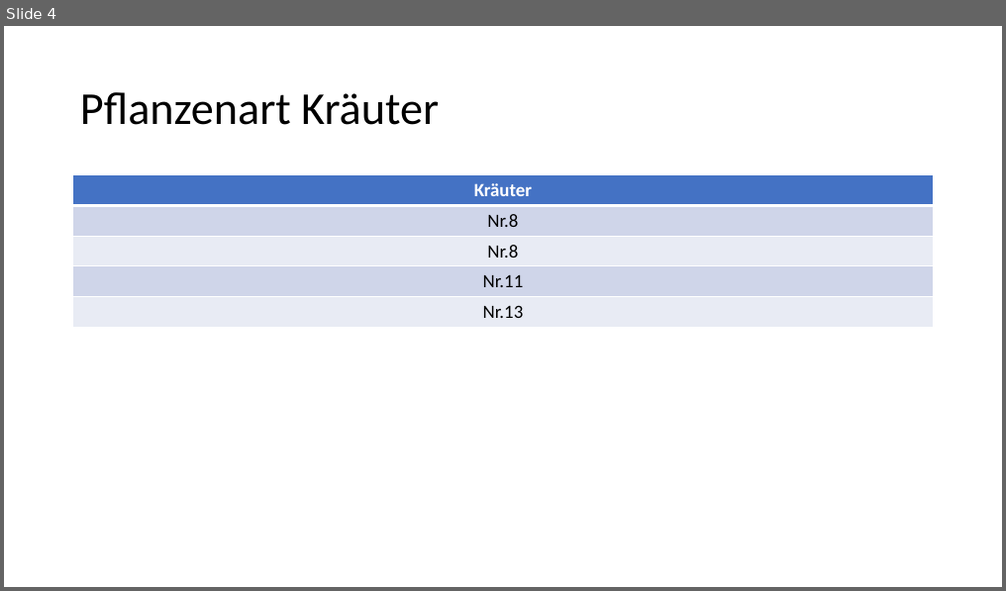
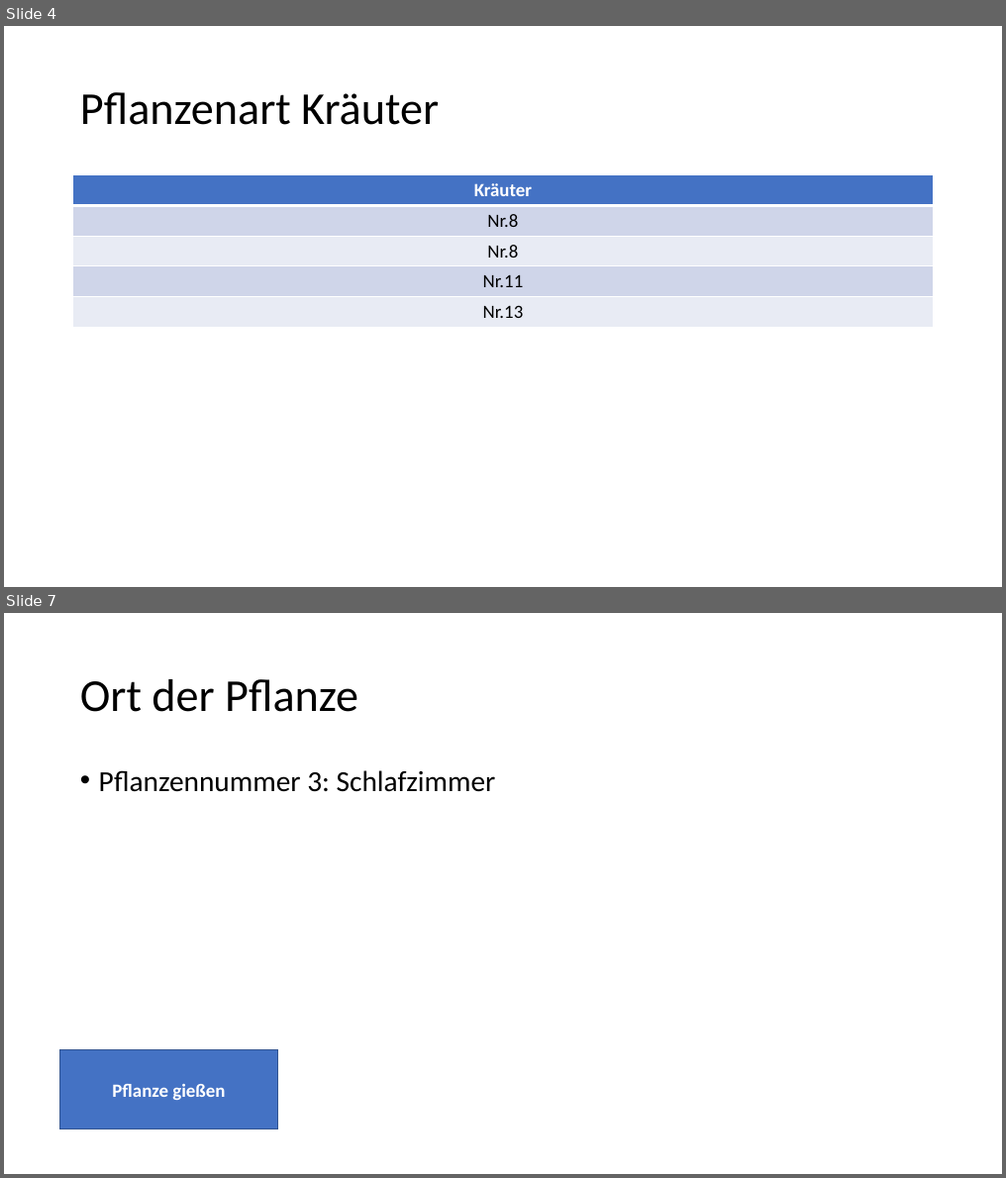
Before and after one commit to Kennjy/Abgaben-MCI, a slide deck: Blatt 6/High_Fidelity.pptx. Shown one above the other, each under a label of ours: slide 4 before the commit, slides 4 and 7 after it; the slides between them are not shown. The pictures are 1006x591 and 1006x1178 pixels, drawn with LibreOffice and Linux fonts; fonts in the diff are those of the drawing. Boxes give left, top, right and bottom in pixels: in the first picture for what was removed or moved away, otherwise in the second. Text is boxed around its words. In the diff, an @@ line names an element or a change of style, - is before the commit and + after.

```diff
--- a/Blatt 6/High_Fidelity.pptx
+++ b/Blatt 6/High_Fidelity.pptx
@@ slide 7 added at [4, 613, 1002, 1174], background #FFFFFF @@
@@ title added at [80, 679, 358, 712], 44 pt, text #000000 @@
+Ort der Pflanze
@@ text added at [99, 770, 496, 792], 28 pt, text #000000 @@
+• Pflanzennummer 3: Schlafzimmer
@@ rectangle added at [60, 1051, 277, 1130], fill #4472C4, outline #325491 1 pt, 18 pt, text #FFFFFF, bold @@
+Pflanze gießen
```
Also in this commit, not shown: 1 slide changed, 5 other slides added.
